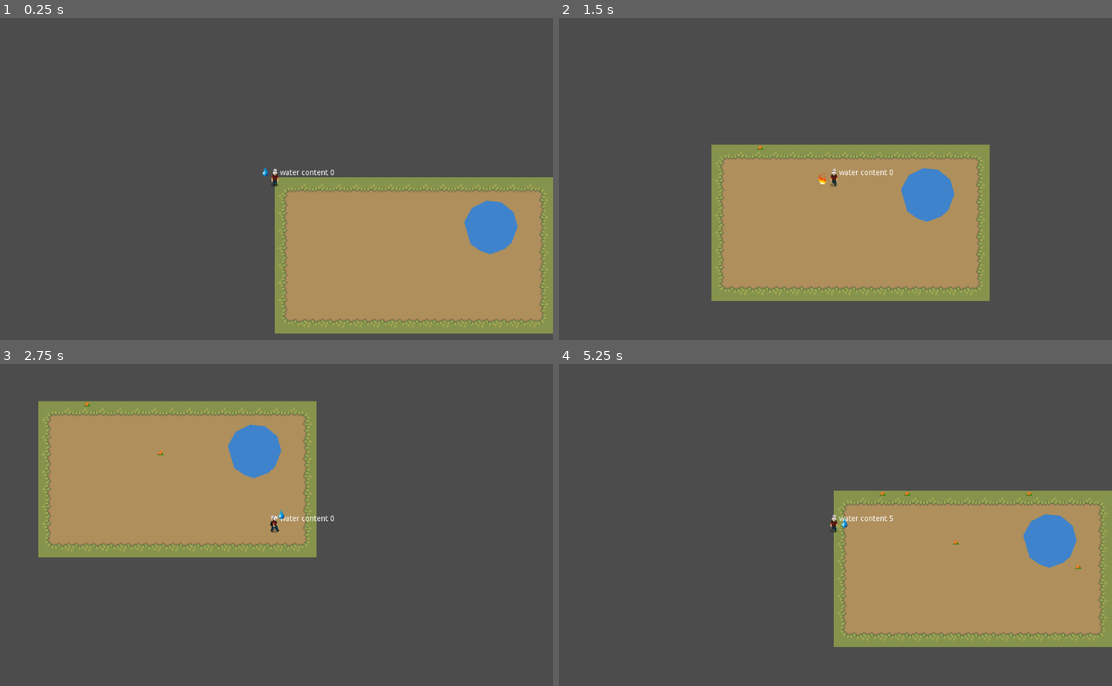
Above: before the commit, frames 1-4 (two rows, left to right).
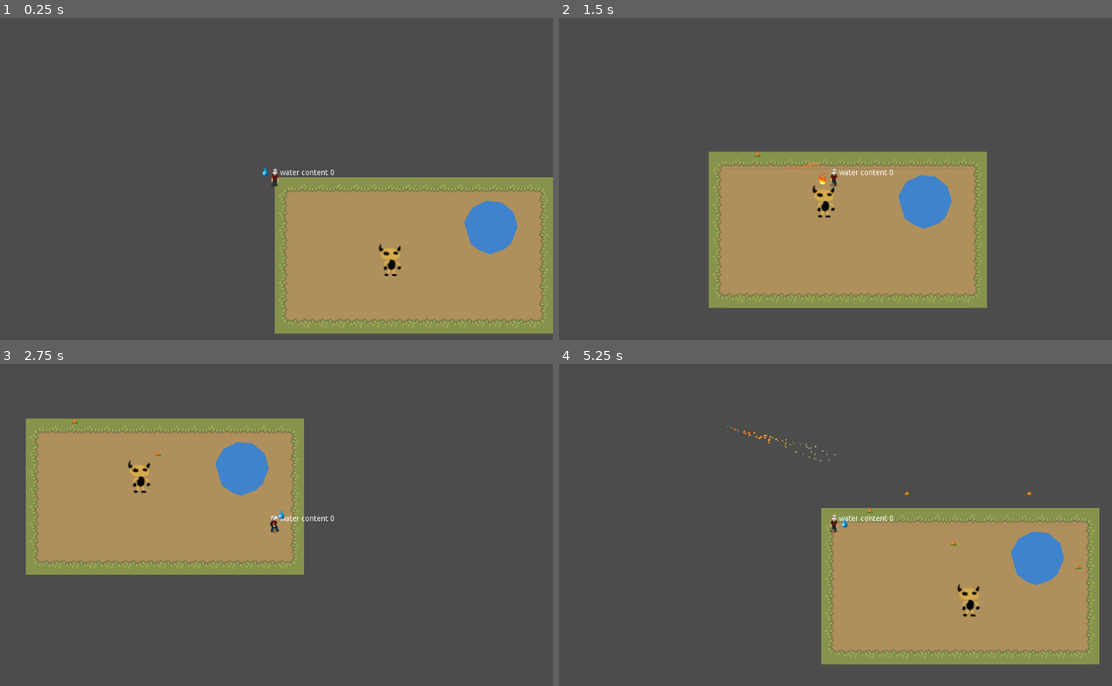
Above: after the commit, the same moments.

Repository: drarbego/magic-garden
Game: Godot game, scene res://Worlds/HomeTown.tscn
The game is run twice, just before and just after one commit, with the same random seed, the same clock (stepped at 60 frames per second) and the same inputs.
Inputs (mouse positions are in pixels of both pictures, inside the frame that each line leads up to):
- Up to frame 1 (0.25 s): no input
- Up to frame 2 (1.5 s): move the mouse to (957, 159) at 0.52 s; hold Right (ui_right) 0.53-1.28 s; hold Shift (change_action) 0.53-1.28 s; tap Space (ui_select) at 0.77 s; move the mouse to (724, 195) at 1.27 s; hold Down (ui_down) from 1.28 s (still down); click (724, 195) at 1.35 s
- Up to frame 3 (2.75 s): tap Space (ui_select) at 1.52 s; move the mouse to (331, 450) at 2.02 s; release Down (ui_down) at 2.03 s; hold Right (ui_right) from 2.03 s (still down); hold Shift (change_action) from 2.03 s (still down)
- Up to frame 4 (5.25 s): move the mouse to (807, 589) at 2.77 s; release Right (ui_right) at 2.78 s; release Shift (change_action) at 2.78 s; hold Up (ui_up) 2.78-3.53 s; click (807, 589) at 2.85 s; tap Space (ui_select) at 3.02, 3.77, 4.52 s; move the mouse to (1001, 573) at 3.52 s; hold Shift (change_action) 3.53-4.28 s; hold Left (ui_left) 3.53-5.03 s; move the mouse to (664, 473) at 4.27 s; click (664, 473) at 4.35 s; move the mouse to (863, 521) at 5.02 s; hold Down (ui_down) from 5.03 s (still down); hold Shift (change_action) from 5.03 s (still down)

The runs differ from the first frame. In frame 1, 0.2% of the frame differs, in the area x 68-73%, y 70-81%; in frame 2, 5.8%; in frame 3, 13%; in frame 4, 13%, in the area x 30-100%, y 19-94%.

Commit message:
Add basic enemy

Diff:
--- a/Engine/Character/Character.gd
+++ b/Engine/Character/Character.gd
@@ -29,7 +29,7 @@
 		"amount": 0
 	},
 	str(FireSpellAction): {
-		"amount": 0
+		"amount": 5
 	}
 }
 
--- /dev/null
+++ b/Engine/Enemy/Enemy.gd
@@ -0,0 +1,23 @@
+extends KinematicBody2D
+
+
+class_name Enemy
+
+
+const DIR_CHANGE_TIME = 2.0
+var timer = 0
+
+var direction = Vector2.ZERO
+var speed = 50
+
+func _physics_process(delta):
+	timer -= delta
+	if timer <= 0:
+		timer = DIR_CHANGE_TIME
+		self.direction = [Vector2.UP, Vector2.DOWN, Vector2.LEFT, Vector2.RIGHT][randi() % 4]
+
+	move_and_slide(self.direction * self.speed)
+
+func _on_HitBox_body_entered(body):
+	if body is FireBall:
+		self.queue_free()
--- /dev/null
+++ b/Engine/Enemy/Enemy.tscn
@@ -0,0 +1,27 @@
+[gd_scene load_steps=5 format=2]
+
+[ext_resource path="res://Assets/generic_enemy.png" type="Texture" id=1]
+[ext_resource path="res://Engine/Enemy/Enemy.gd" type="Script" id=2]
+
+[sub_resource type="CircleShape2D" id=1]
+radius = 29.7605
+
+[sub_resource type="CircleShape2D" id=2]
+radius = 41.416
+
+[node name="Enemy" type="KinematicBody2D"]
+script = ExtResource( 2 )
+
+[node name="CollisionShape2D" type="CollisionShape2D" parent="."]
+shape = SubResource( 1 )
+
+[node name="Sprite" type="Sprite" parent="."]
+texture = ExtResource( 1 )
+
+[node name="HitBox" type="Area2D" parent="."]
+collision_layer = 2
+collision_mask = 2
+
+[node name="CollisionShape2D" type="CollisionShape2D" parent="HitBox"]
+shape = SubResource( 2 )
+[connection signal="body_entered" from="HitBox" to="." method="_on_HitBox_body_entered"]
--- a/Engine/Plant/Growing.gd
+++ b/Engine/Plant/Growing.gd
@@ -6,8 +6,8 @@
 	plant.get_node("GrowthTimer").start()
 
 func on_HitBox_body_entered(body, plant):
-	if body is Projectile and body.has_method("on_impact"):
-		body.on_impact(plant)
+	if body is Projectile:
+		plant.handle_impact(body)
 
 func on_HitBox_body_exited(_body, _plant):
 	pass
--- a/Engine/Plant/Plant.gd
+++ b/Engine/Plant/Plant.gd
@@ -88,3 +88,9 @@
 	else:
 		$AnimationPlayer.stop()
 		$WaterDrop.visible = false
+
+func handle_impact(projectile):
+	if projectile is WaterDrop:
+		self.receive_water()
+	if projectile is FireBall:
+		self.queue_free()
--- a/Engine/Plant/Producing.gd
+++ b/Engine/Plant/Producing.gd
@@ -6,8 +6,8 @@
 	plant.get_node("ProductionTimer").start()
 
 func on_HitBox_body_entered(body, plant):
-	if body is Projectile and body.has_method("on_impact"):
-		body.on_impact(plant)
+	if body is Projectile:
+		plant.handle_impact(body)
 
 func on_HitBox_body_exited(_body, _plant):
 	pass
--- a/ProjectileTypes/FireBall.gd
+++ b/ProjectileTypes/FireBall.gd
@@ -1,4 +1,8 @@
-extends KinematicBody2D
+extends Projectile
+
+
+class_name FireBall
+
 
 const MAX_DIST_INITAL_POS = 1000.0
 
--- a/ProjectileTypes/FireBall.tscn
+++ b/ProjectileTypes/FireBall.tscn
@@ -31,6 +31,7 @@
 color_ramp = SubResource( 2 )
 
 [node name="FireBall" instance=ExtResource( 1 )]
+collision_mask = 0
 script = ExtResource( 2 )
 
 [node name="Particles2D" type="Particles2D" parent="." index="1"]
--- a/ProjectileTypes/WaterDrop.gd
+++ b/ProjectileTypes/WaterDrop.gd
@@ -1,4 +1,7 @@
 extends Projectile
+
+
+class_name WaterDrop
 
 
 const MAX_DIST_INITAL_POS = 50.0
@@ -31,6 +34,3 @@
 		self.queue_free()
 
 	move_and_slide(self.direction * self.speed)
-
-func on_impact(plant: Plant):
-	plant.receive_water()
--- a/Worlds/HomeTown.tscn
+++ b/Worlds/HomeTown.tscn
@@ -1,9 +1,10 @@
-[gd_scene load_steps=6 format=2]
+[gd_scene load_steps=7 format=2]
 
 [ext_resource path="res://Worlds/HomeTown.gd" type="Script" id=1]
 [ext_resource path="res://Engine/Character/Character.tscn" type="PackedScene" id=2]
 [ext_resource path="res://Assets/world-tiles.png" type="Texture" id=3]
 [ext_resource path="res://WaterDispenser.tscn" type="PackedScene" id=4]
+[ext_resource path="res://Engine/Enemy/Enemy.tscn" type="PackedScene" id=5]
 
 [sub_resource type="TileSet" id=1]
 0/name = "world-tiles.png 0"
@@ -275,3 +276,6 @@
 
 [node name="Character" parent="." instance=ExtResource( 2 )]
 world_path = NodePath("..")
+
+[node name="Enemy" parent="." instance=ExtResource( 5 )]
+position = Vector2( 213.268, 162.757 )
--- a/project.godot
+++ b/project.godot
@@ -19,6 +19,16 @@
 "language": "GDScript",
 "path": "res://Engine/Character/Character.gd"
 }, {
+"base": "KinematicBody2D",
+"class": "Enemy",
+"language": "GDScript",
+"path": "res://Engine/Enemy/Enemy.gd"
+}, {
+"base": "Projectile",
+"class": "FireBall",
+"language": "GDScript",
+"path": "res://ProjectileTypes/FireBall.gd"
+}, {
 "base": "Node2D",
 "class": "Plant",
 "language": "GDScript",
@@ -28,12 +38,20 @@
 "class": "Projectile",
 "language": "GDScript",
 "path": "res://Engine/Projectile.gd"
+}, {
+"base": "Projectile",
+"class": "WaterDrop",
+"language": "GDScript",
+"path": "res://ProjectileTypes/WaterDrop.gd"
 } ]
 _global_script_class_icons={
 "Action": "",
 "Character": "",
+"Enemy": "",
+"FireBall": "",
 "Plant": "",
-"Projectile": ""
+"Projectile": "",
+"WaterDrop": ""
 }
 
 [application]
Binary file added: Assets/generic_enemy.png
